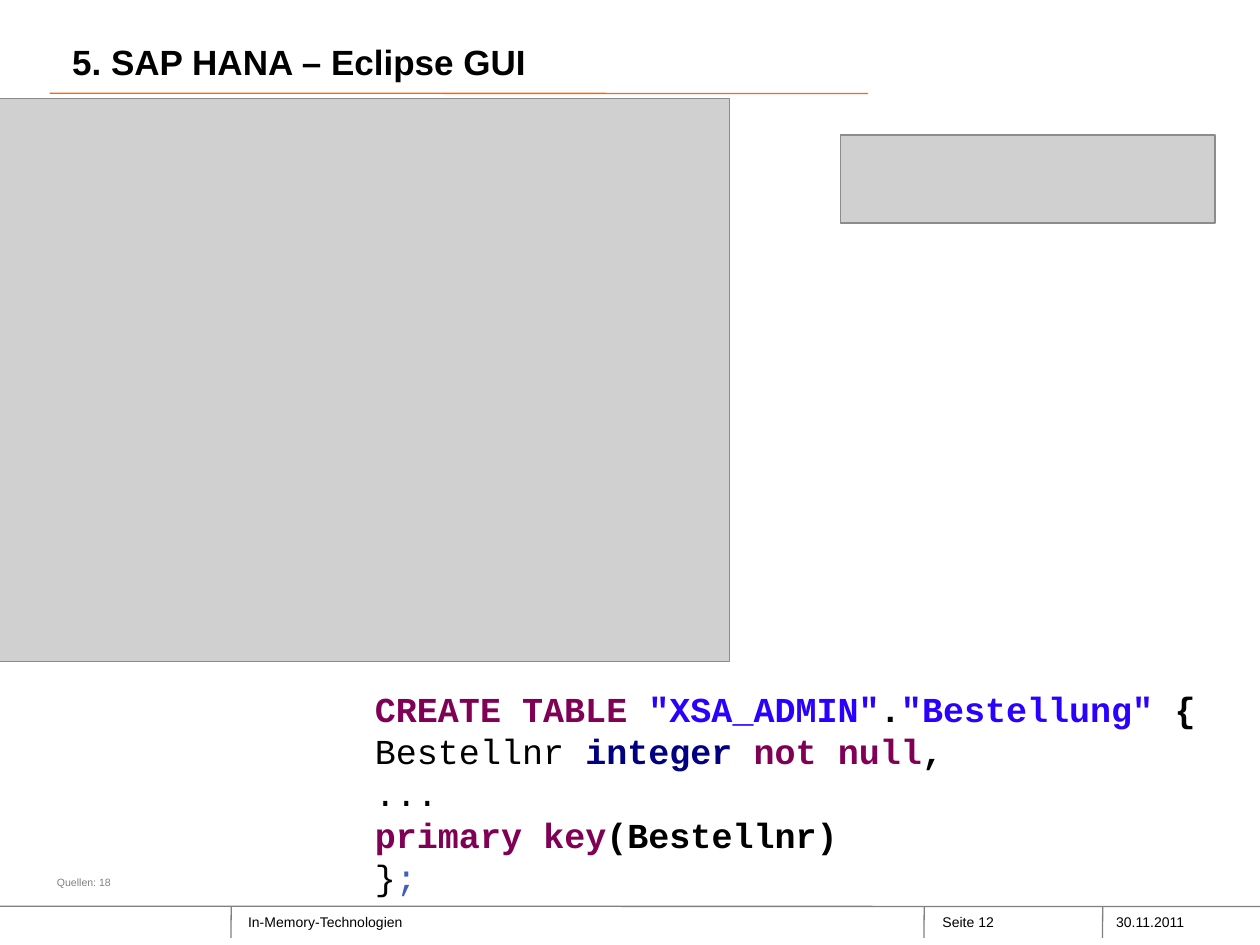
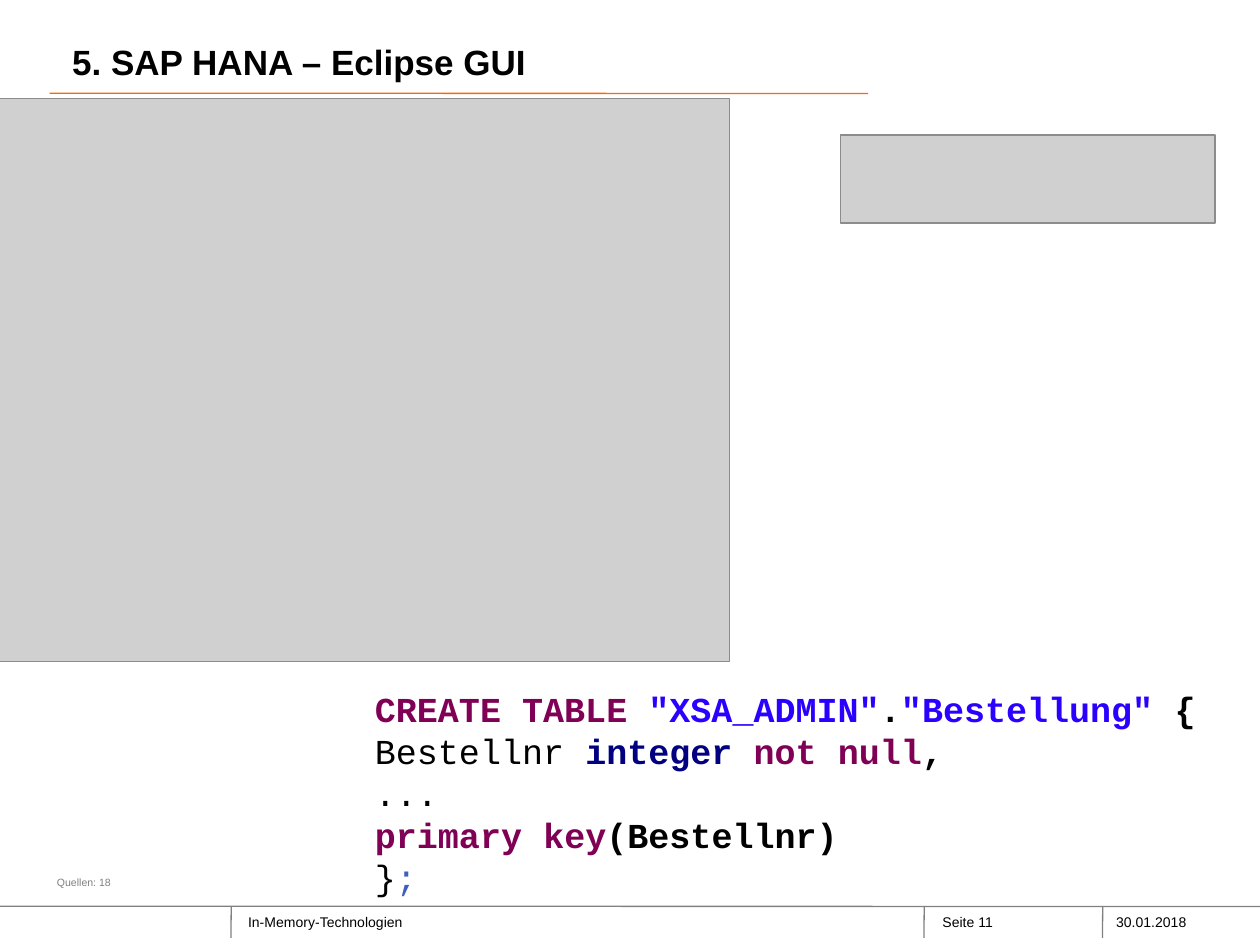
Before and after one commit to Philwi/ProjektseminarInMemory, a slide deck: slide 11 of FINAL.pptx (slide 12 before the commit). Drawn at 1260x945 pixels with LibreOffice and Linux fonts; fonts in the diff are those of the drawing; grey boxes stand for pictures; background and template pictures are left out. Boxes give left, top, right and bottom in pixels: in the first picture for what was removed or moved away, otherwise in the second. Text is boxed around its words. In the diff, an @@ line names an element or a change of style, - is before the commit and + after.

```diff
--- a/FINAL.pptx
+++ b/FINAL.pptx
@@ page number at (x1=942, y1=917, x2=993, y2=927): text changed @@
-Seite 12
+Seite 11
@@ text at (x1=1116, y1=917, x2=1186, y2=927): text changed @@
-30.11.2011
+30.01.2018
```
Also in this commit, not shown: 30 other slides changed, 1 slide removed.
